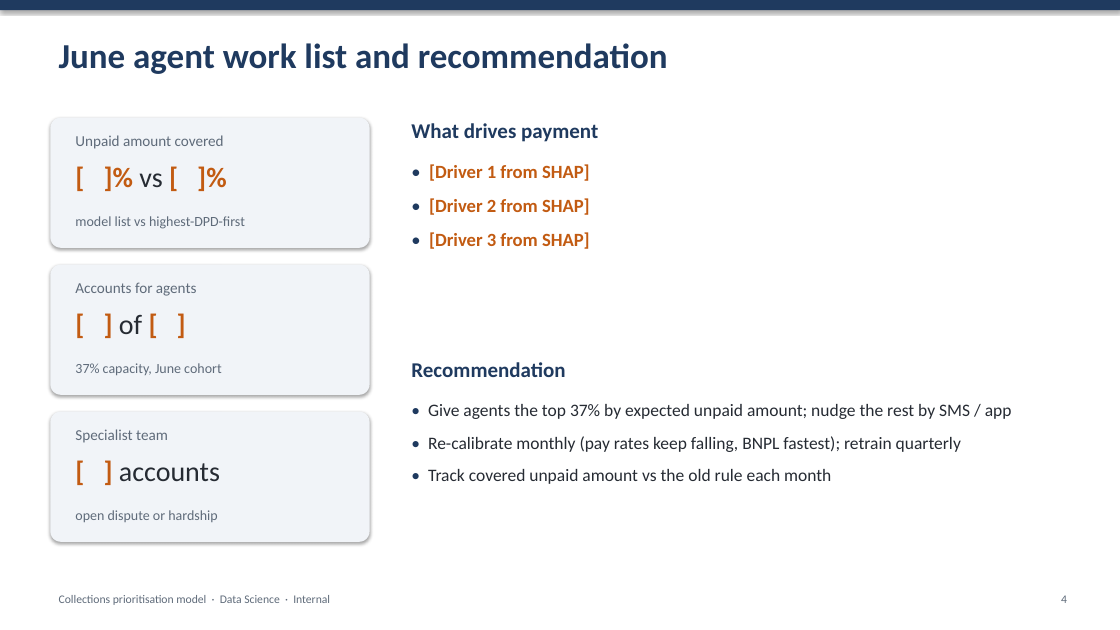
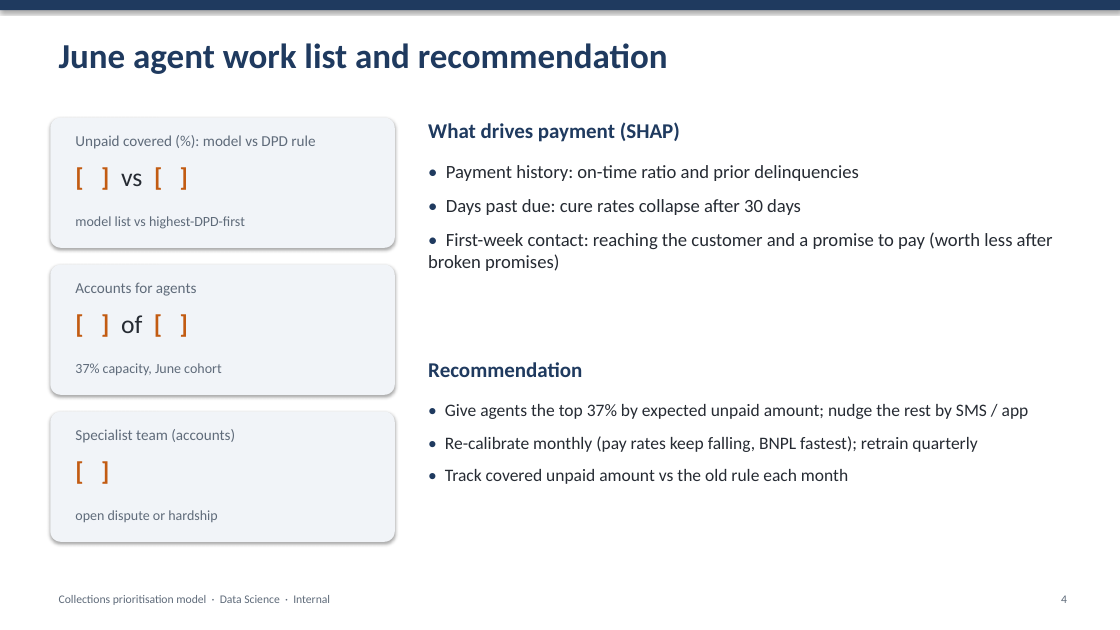
Before and after one commit to UllasKc/LLM_Training_recording, a slide deck: slide 4 of recording_workspace/UC2_Propensity_To_Pay/Deliverables/1_Input/input 4 - summary deck template.pptx. Drawn at 1120x630 pixels with LibreOffice and Linux fonts; fonts in the diff are those of the drawing. Boxes give left, top, right and bottom in pixels: in the first picture for what was removed or moved away, otherwise in the second. Text is boxed around its words. In the diff, an @@ line names an element or a change of style, - is before the commit and + after.

```diff
--- a/recording_workspace/UC2_Propensity_To_Pay/Deliverables/1_Input/input 4 - summary deck template.pptx
+++ b/recording_workspace/UC2_Propensity_To_Pay/Deliverables/1_Input/input 4 - summary deck template.pptx
@@ rounded rectangle: place and size @@
-rounded rectangle at bbox=[50, 118, 370, 248]
+rounded rectangle at bbox=[50, 118, 395, 248]
@@ text at bbox=[75, 135, 315, 149]: text changed @@
-Unpaid amount covered
+Unpaid covered (%): model vs DPD rule
@@ text at bbox=[428, 122, 680, 142]: text changed @@
-What drives payment
+What drives payment (SHAP)
@@ text at bbox=[121, 173, 142, 186]: text changed; size 24 to 22 pt @@
-[ ]% vs [ ]%
+[ ] vs [ ]
@@ text at bbox=[428, 165, 1053, 271]: text changed; text colour #C25B12 to #262B33; bold off @@
-• [Driver 1 from SHAP]
-• [Driver 2 from SHAP]
-• [Driver 3 from SHAP]
+• Payment history: on-time ratio and prior delinquencies
+• Days past due: cure rates collapse after 30 days
+• First-week contact: reaching the customer and a promise to pay (worth less after broken promises)
@@ rounded rectangle: place and size @@
-rounded rectangle at bbox=[50, 265, 370, 395]
+rounded rectangle at bbox=[50, 265, 395, 395]
@@ text "[ ] of [ ]" at bbox=[121, 315, 142, 333]: size 24 to 22 pt @@
@@ text "Recommendation": place and size @@
-text "Recommendation" at bbox=[411, 362, 565, 377]
+text "Recommendation" at bbox=[428, 362, 582, 377]
@@ rounded rectangle: place and size @@
-rounded rectangle at bbox=[50, 412, 370, 542]
+rounded rectangle at bbox=[50, 412, 395, 542]
@@ text "• Give agents the top ...": place and size @@
-text "• Give agents the top ..." at bbox=[428, 404, 1012, 484]
+text "• Give agents the top ..." at bbox=[445, 404, 1029, 484]
@@ text at bbox=[75, 429, 235, 443]: text changed @@
-Specialist team
+Specialist team (accounts)
@@ text at bbox=[119, 463, 220, 481]: text changed; size 24 to 22 pt; text colour #262B33 to #C25B12; bold on @@
-[ ] accounts
+[ ]
```
Also in this commit, not shown: 1 other slide changed, 4 other files.
